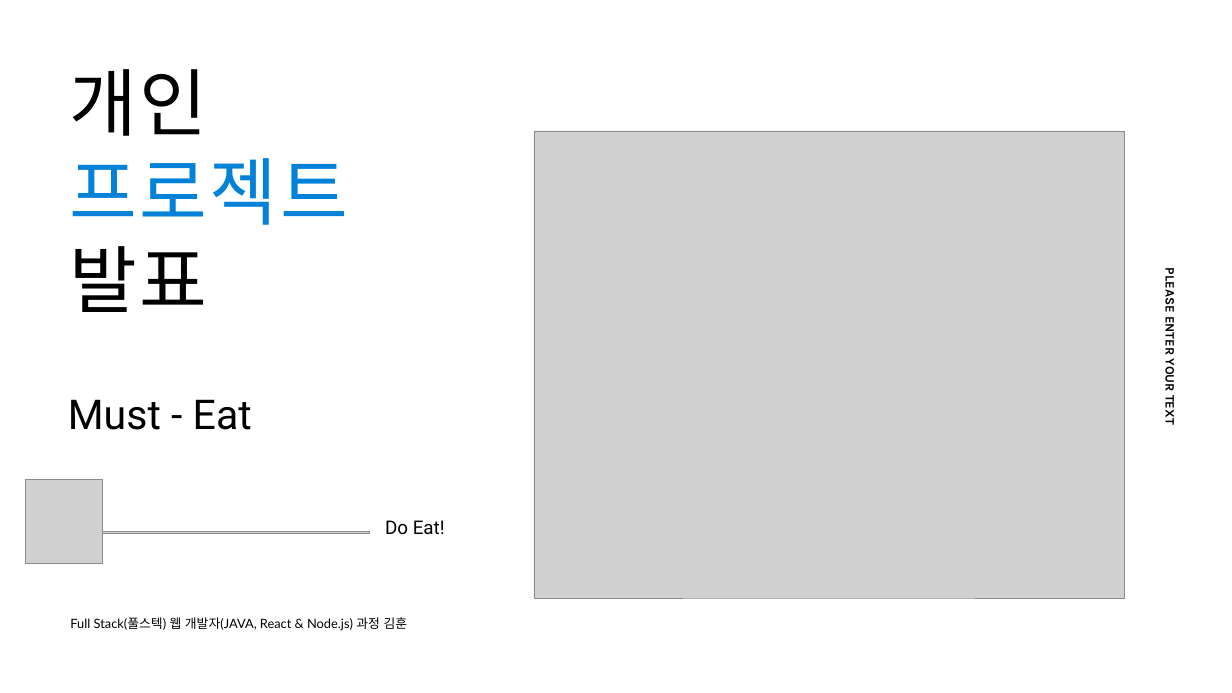
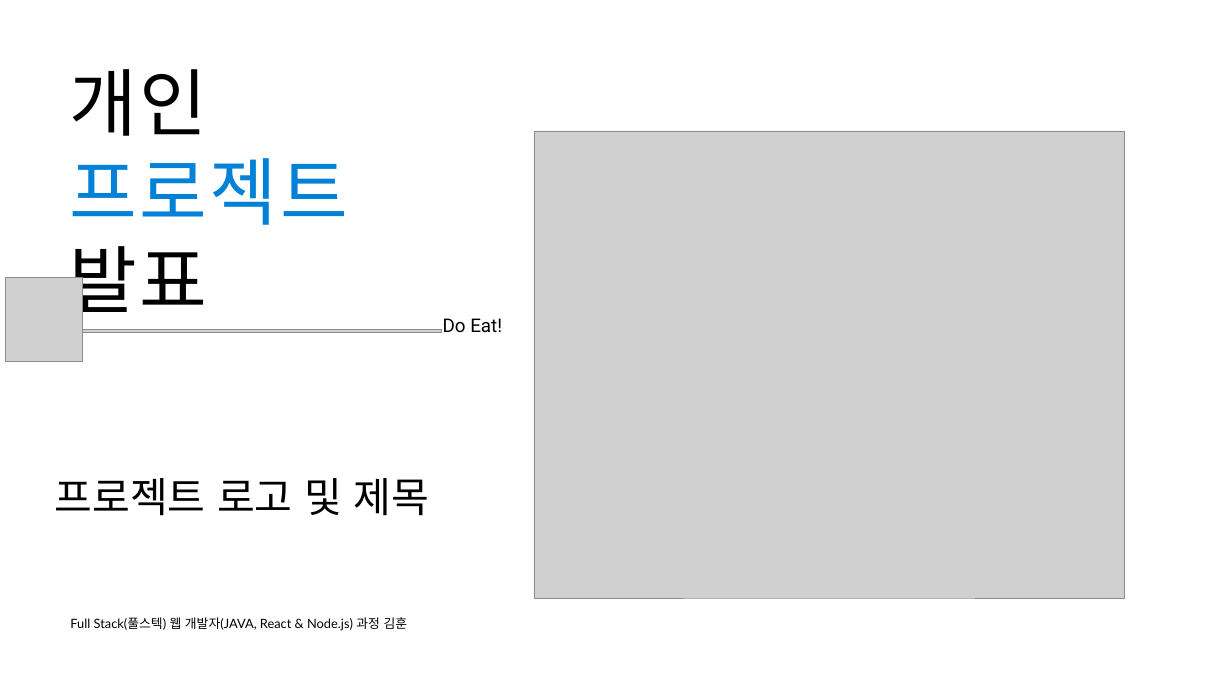
Before and after one commit to houn7145/class, a slide deck: slide 1 of project/MustEat.pptx. Drawn at 1232x693 pixels with LibreOffice and Linux fonts; fonts in the diff are those of the drawing; grey boxes stand for pictures. Boxes give left, top, right and bottom in pixels: in the first picture for what was removed or moved away, otherwise in the second. Text is boxed around its words. In the diff, an @@ line names an element or a change of style, - is before the commit and + after.

```diff
--- a/project/MustEat.pptx
+++ b/project/MustEat.pptx
@@ picture: place and size @@
-picture at <box>26,480,103,564</box>
+picture at <box>5,278,82,362</box>
@@ text removed at <box>1162,272,1179,424</box> @@
-PLEASE ENTER YOUR TEXT
@@ picture: place and size @@
-picture at <box>88,531,370,533</box>
+picture at <box>67,329,441,332</box>
@@ text "Do Eat!": place and size @@
-text "Do Eat!" at <box>385,520,445,535</box>
+text "Do Eat!" at <box>443,318,502,332</box>
@@ text at <box>55,478,430,516</box>: text changed @@
-Must - Eat
+프로젝트 로고 및 제목
```
Also in this commit, not shown: 5 other slides changed, 2 slides added, 1 slide removed, 8 other files.
